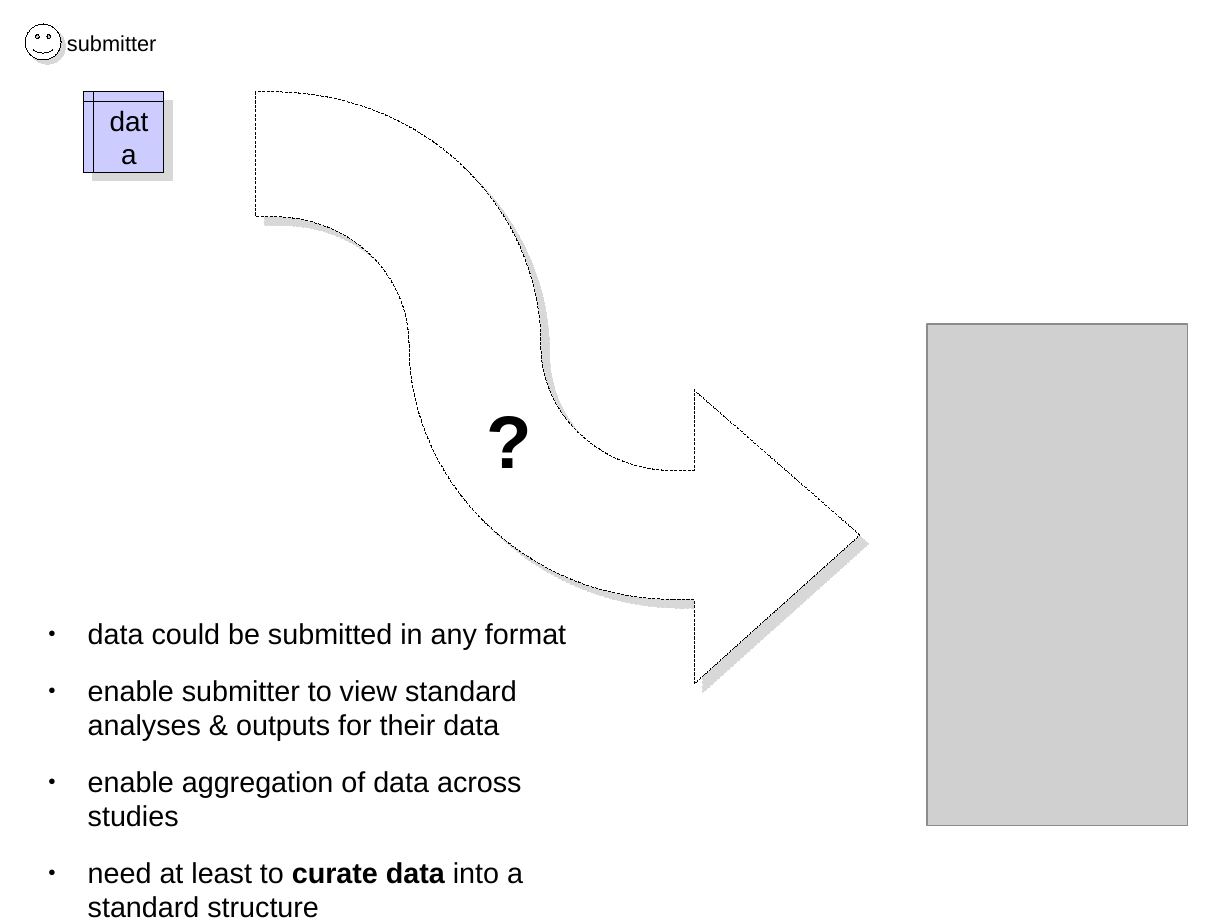
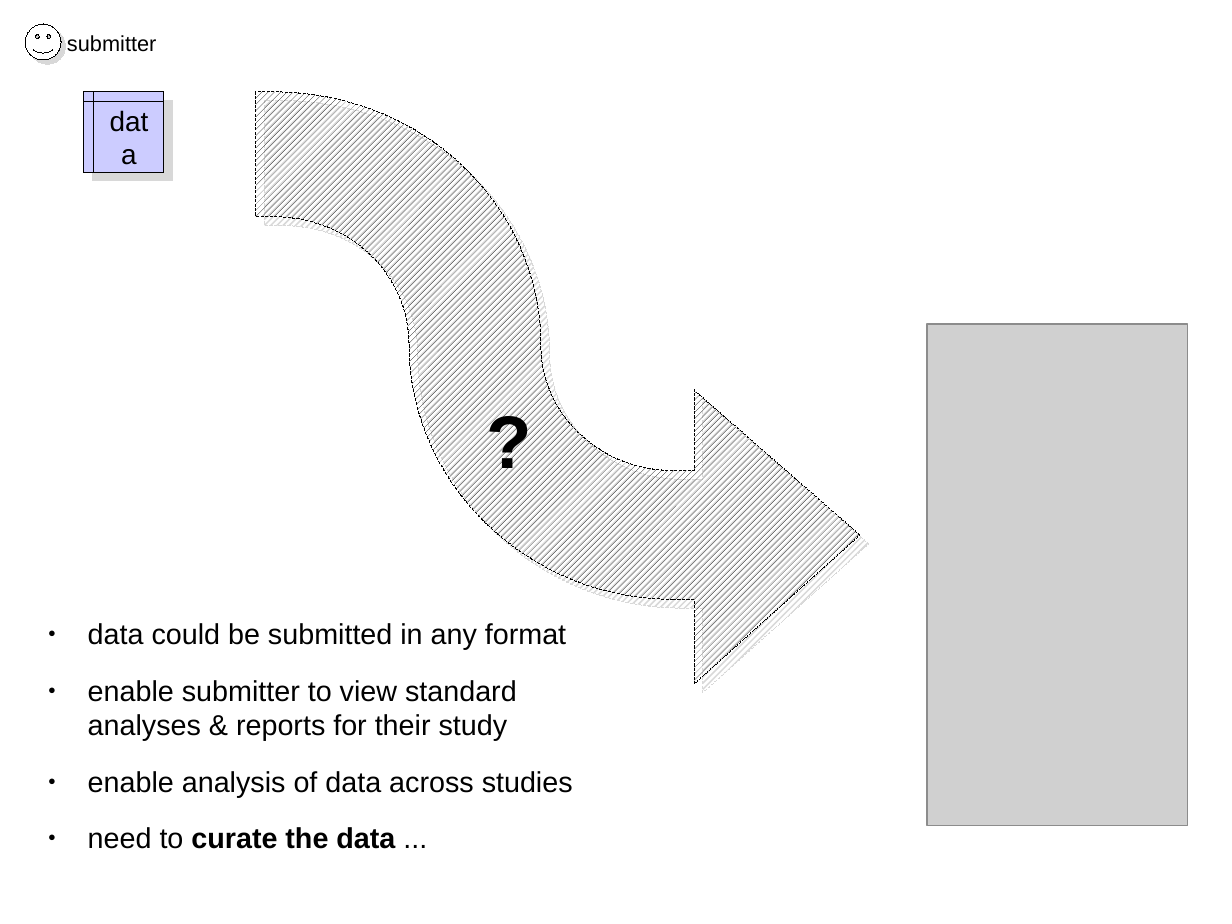
Before and after one commit to timp/dsn-chassis, a slide deck: slide 2 of wwarn/docs/content/presentations/20090911-wwarn-informatics-overview.odp. Drawn at 1232x924 pixels with LibreOffice and Linux fonts; fonts in the diff are those of the drawing; grey boxes stand for pictures. Boxes give left, top, right and bottom in pixels: in the first picture for what was removed or moved away, otherwise in the second. Text is boxed around its words. In the diff, an @@ line names an element or a change of style, - is before the commit and + after.

```diff
--- a/wwarn/docs/content/presentations/20090911-wwarn-informatics-overview.odp
+++ b/wwarn/docs/content/presentations/20090911-wwarn-informatics-overview.odp
@@ freeform shape at (256,92,860,684): fill #FFFFFF to pattern #000000 on #FFFFFF @@
@@ text at (88,680,573,849): text changed @@
-● enable submitter to view standard analyses & outputs for their data
-● enable aggregation of data across studies
-● need at least to curate data into a standard structure
+● enable submitter to view standard analyses & reports for their study
+● enable analysis of data across studies
+● need to curate the data ...
```
Also in this commit, not shown: 5 other slides changed, 1 slide added, 3 slides removed, 1 other file.
